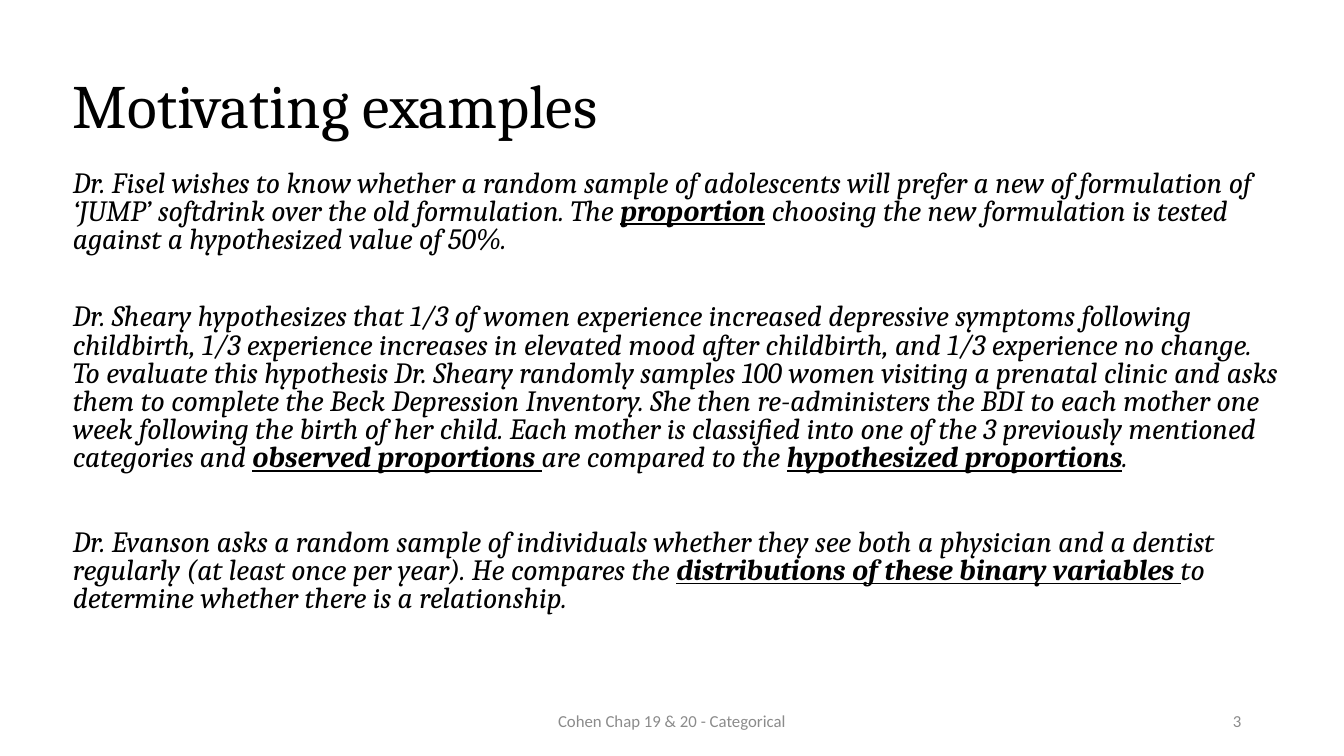
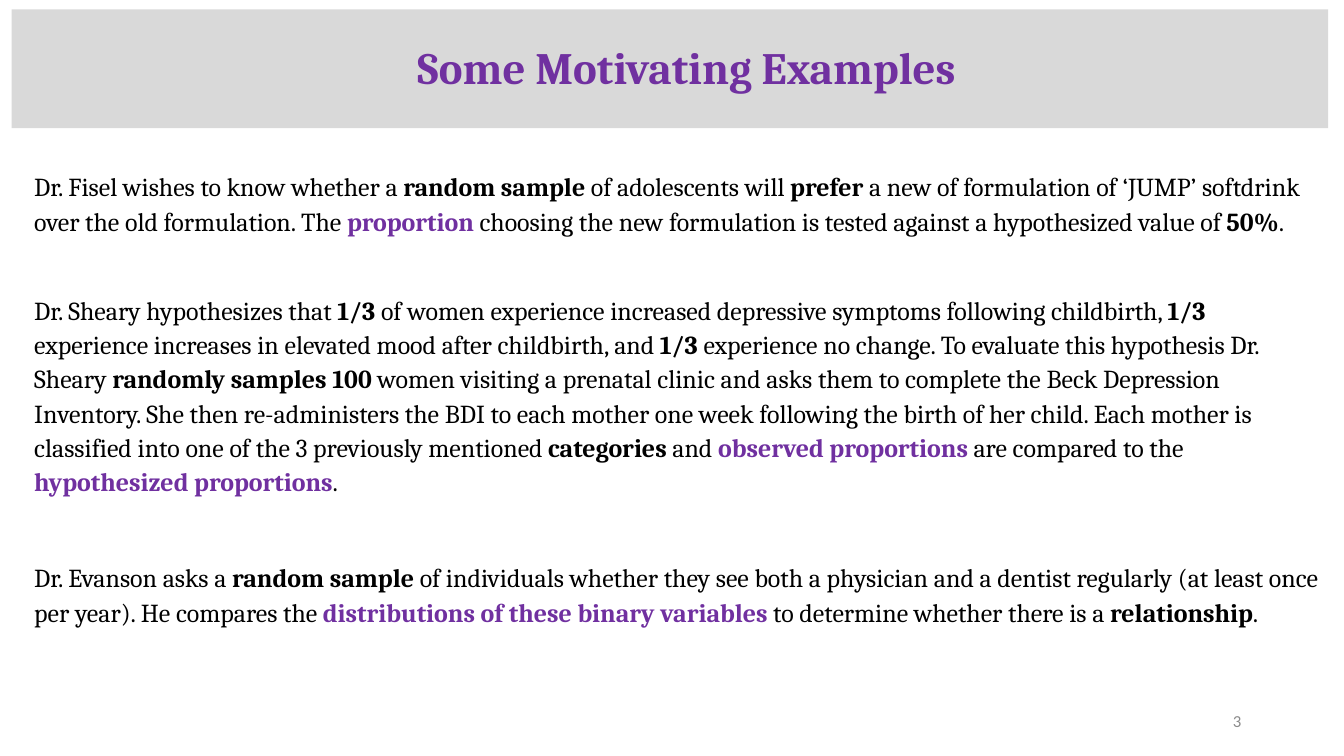
Before and after one commit to CEHS-research/PSY-6600_public, a slide deck: slide 3 of slides/Ch19-20_categorical.pptx. Drawn at 1344x756 pixels with LibreOffice and Linux fonts; fonts in the diff are those of the drawing. Boxes give left, top, right and bottom in pixels: in the first picture for what was removed or moved away, otherwise in the second. Text is boxed around its words. In the diff, an @@ line names an element or a change of style, - is before the commit and + after.

Commit message:
update chap 20

```diff
--- a/slides/Ch19-20_categorical.pptx
+++ b/slides/Ch19-20_categorical.pptx
@@ rectangle added at box(11, 9, 1328, 128), fill #D9D9D9 @@
@@ title at box(417, 53, 956, 94): text changed; size 44 to 32 pt; text colour #000000 to #7030A0; bold on @@
-Motivating examples
+Some Motivating Examples
@@ text "Dr. Fisel wishes to know ...": place and size @@
-text "Dr. Fisel wishes to know ..." at box(73, 172, 1278, 615)
+text "Dr. Fisel wishes to know ..." at box(34, 177, 1318, 628)
@@ text "Dr. Fisel wishes to know ..." at box(34, 177, 1318, 628): size 21 to 18.5 pt, italic off; text colour #000000 to #7030A0, underline off in "proportion", "observed proportions hypothesized proportions.", "distributions of these binary variables"; bold on in "random sample prefer 50%.", "1/3 1/3 1/3 randomly samples 100 categories", "random sample relationship."; line spacing 0.8 to 1.1 @@
@@ text removed at box(558, 715, 786, 730) @@
-Cohen Chap 19 & 20 - Categorical
```
Also in this commit, not shown: 22 other slides changed, 9 slides added, 2 slides removed, 1 other file.
